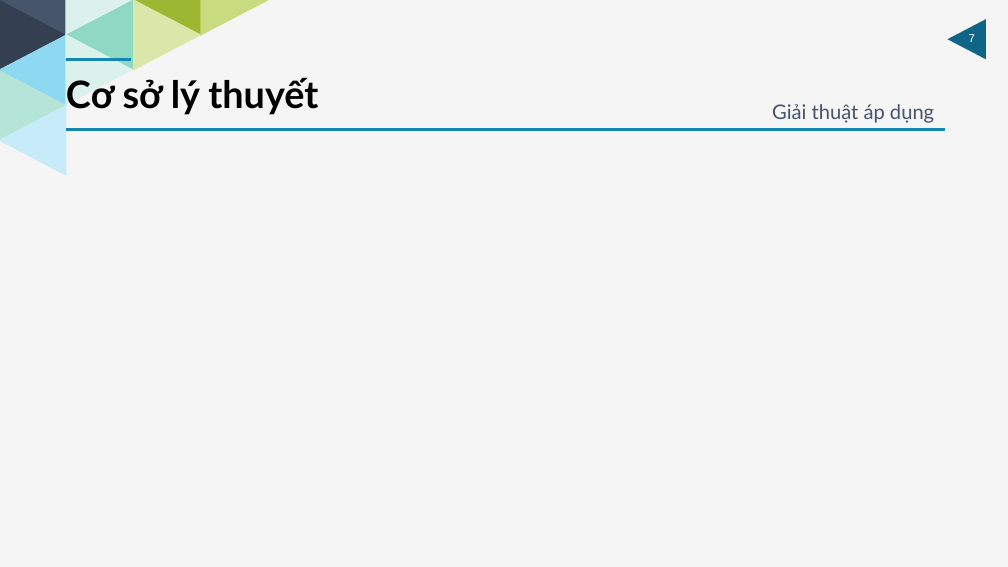
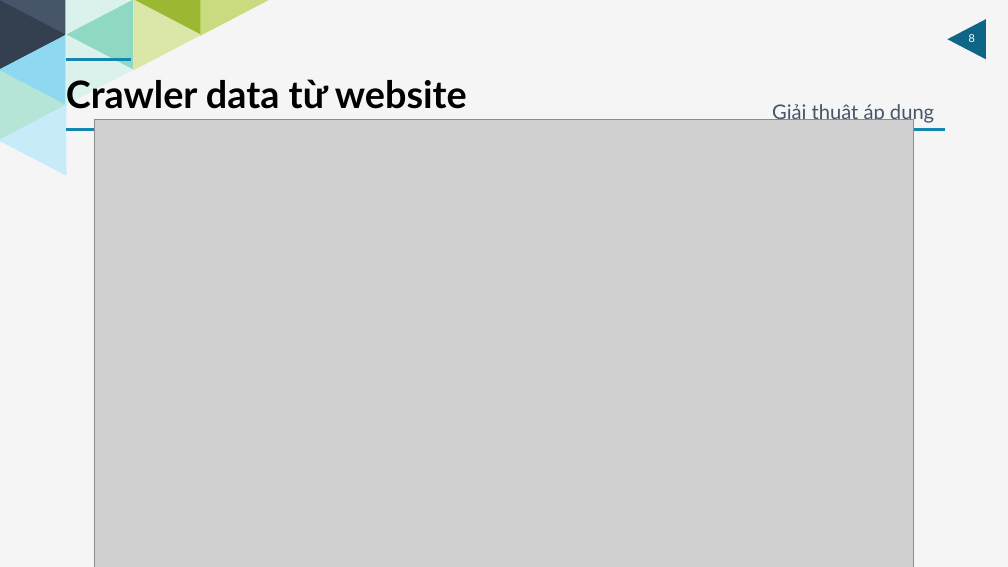
Before and after one commit to HaiUIT-zz/Price-Compare-System, a slide deck: slide 8 of presentation/final-file-present/Report-Project-14012018.pptx (slide 7 before the commit). Drawn at 1008x567 pixels with LibreOffice and Linux fonts; fonts in the diff are those of the drawing; grey boxes stand for pictures. Boxes give left, top, right and bottom in pixels: in the first picture for what was removed or moved away, otherwise in the second. Text is boxed around its words. In the diff, an @@ line names an element or a change of style, - is before the commit and + after.

Commit message:
modify presentation slide

```diff
--- a/presentation/final-file-present/Report-Project-14012018.pptx
+++ b/presentation/final-file-present/Report-Project-14012018.pptx
@@ page number at (969, 34, 975, 42): text changed @@
-7
+8
@@ text at (66, 79, 467, 109): text changed @@
-Cơ sở lý thuyết
+Crawler data từ website
@@ picture added at (94, 119, 914, 567) @@
```
Also in this commit, not shown: 3 other slides changed, 1 slide added, 20 other files.
